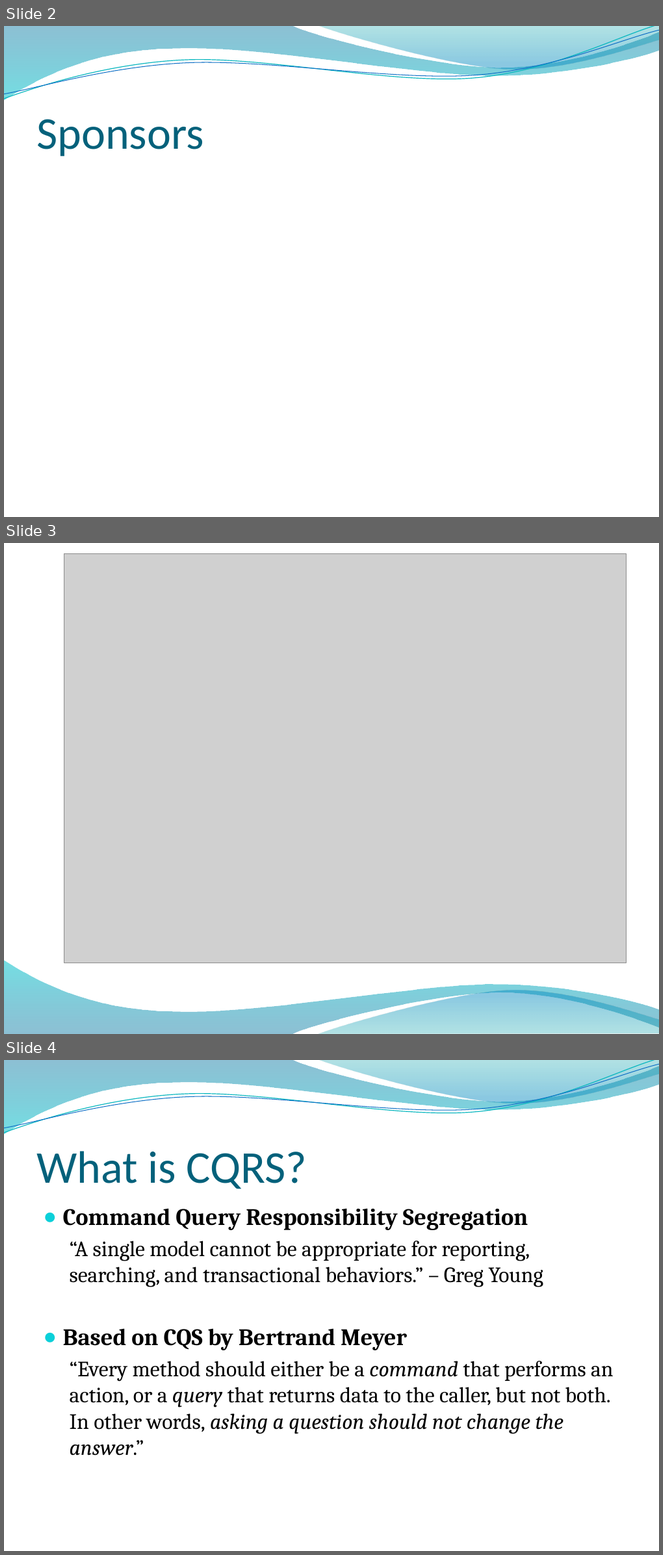
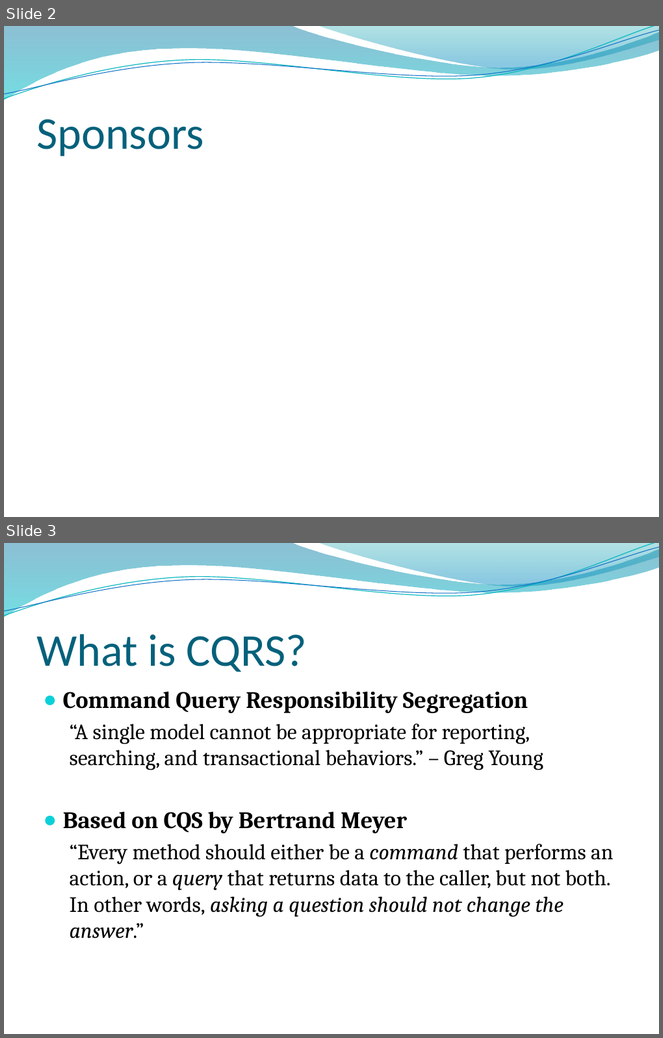
Before and after one commit to ketiko/CQRS.Presentation, a slide deck: Presentation/CQRS.pptx. Shown one above the other, each under a label of ours: slides 2, 3 and 4 before the commit, slides 2 and 3 after it. The pictures are 663x1555 and 663x1038 pixels, drawn with LibreOffice and Linux fonts; fonts in the diff are those of the drawing; grey boxes stand for pictures; background and template pictures are left out. Boxes give left, top, right and bottom in pixels: in the first picture for what was removed or moved away, otherwise in the second. Text is boxed around its words. In the diff, an @@ line names an element or a change of style, - is before the commit and + after.

```diff
--- a/Presentation/CQRS.pptx
+++ b/Presentation/CQRS.pptx
@@ slide 3 removed at bbox=[4, 543, 659, 1034], background picture (left out) @@
@@ picture removed at bbox=[64, 554, 627, 963] @@
@@ snip round rect removed at bbox=[214, 600, 624, 939] @@
@@ right triangle removed at bbox=[577, 927, 589, 939] @@
@@ freeform shape removed at bbox=[4, 960, 659, 1034] @@
@@ freeform shape removed at bbox=[318, 988, 659, 1034] @@
@@ what was slide 4 is now slide 3 @@
```
Also in this commit, not shown: 7 slides changed, 8 slides added, 27 other slides removed.
